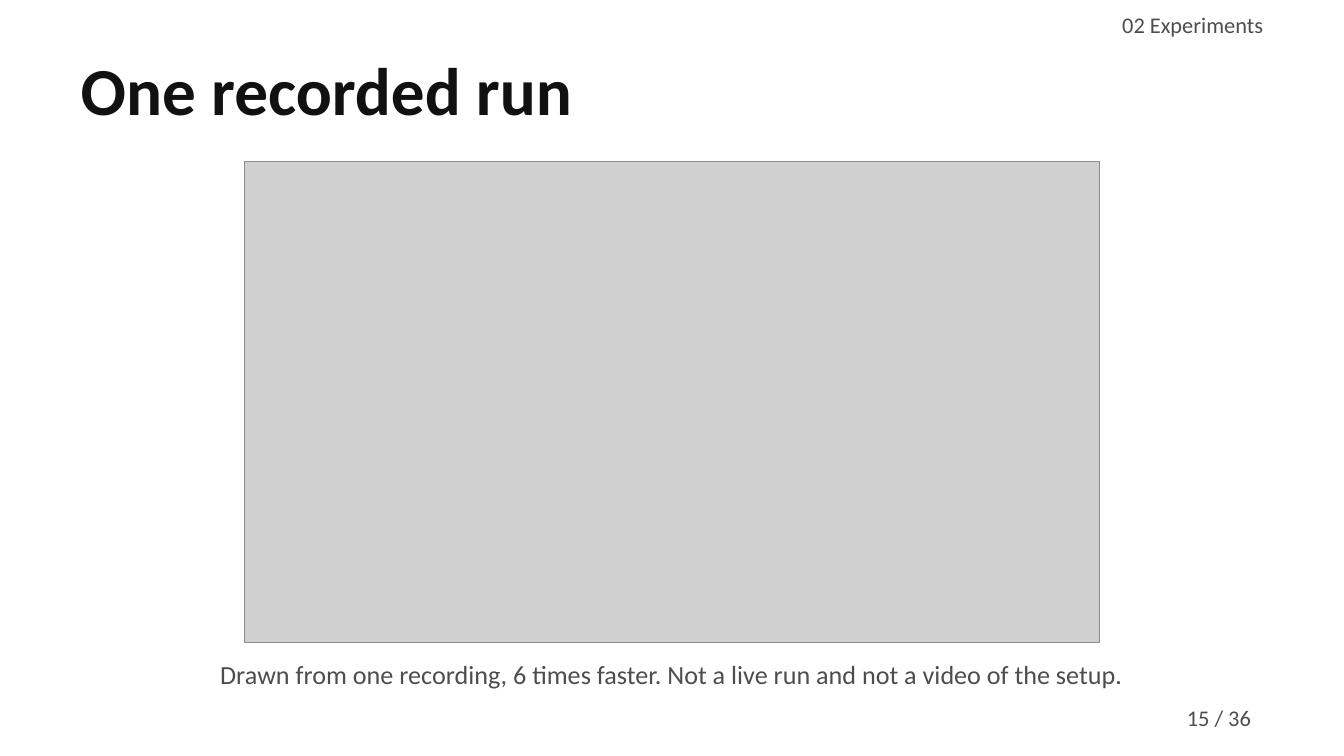
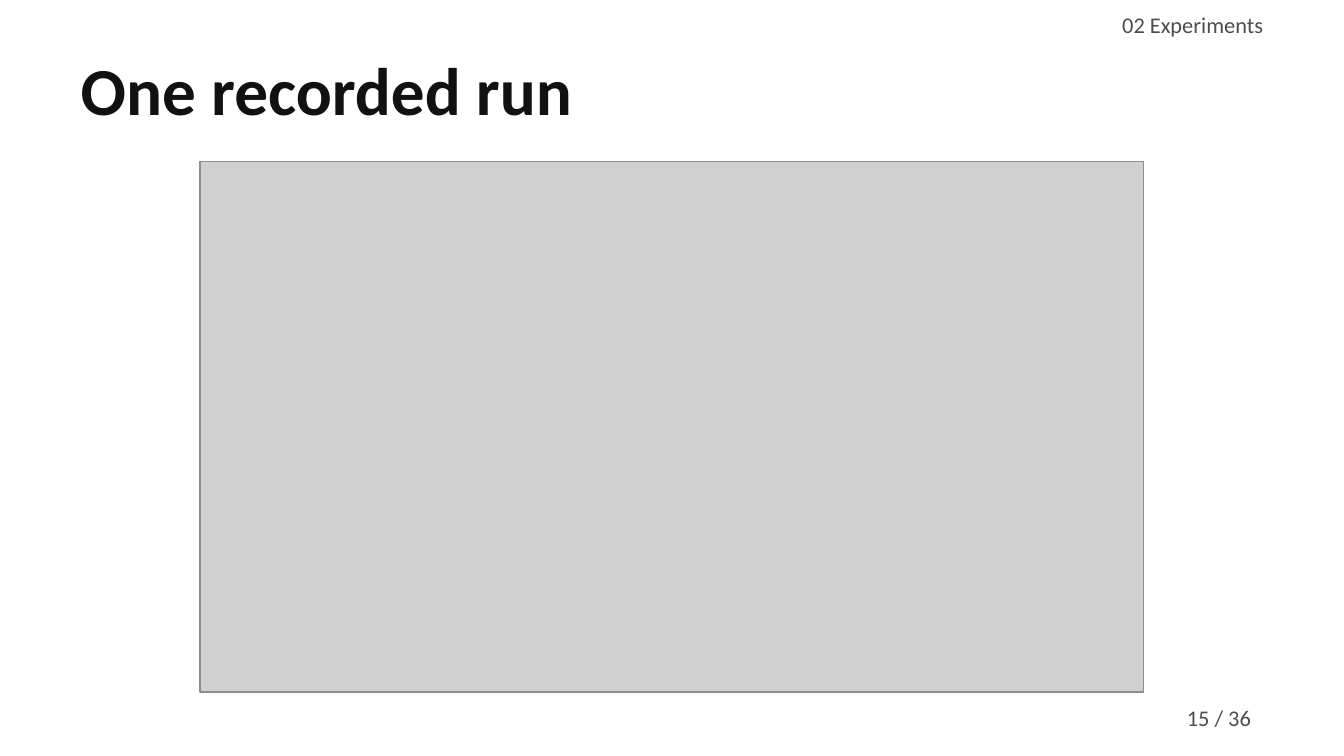
Before and after one commit to MuhammadMaazA/SamplingCW, a slide deck: slide 15 of presentation/gridlink-presentation.pptx. Drawn at 1344x756 pixels with LibreOffice and Linux fonts; fonts in the diff are those of the drawing; grey boxes stand for pictures. Boxes give left, top, right and bottom in pixels: in the first picture for what was removed or moved away, otherwise in the second. Text is boxed around its words. In the diff, an @@ line names an element or a change of style, - is before the commit and + after.

Commit message:
take the caption off the recorded run slide

```diff
--- a/presentation/gridlink-presentation.pptx
+++ b/presentation/gridlink-presentation.pptx
@@ picture: place and size @@
-picture at bbox=[245, 161, 1099, 642]
+picture at bbox=[200, 161, 1144, 692]
@@ text removed at bbox=[220, 666, 1122, 689] @@
-Drawn from one recording, 6 times faster. Not a live run and not a video of the setup.
```
Also in this commit, not shown: 2 other files.
